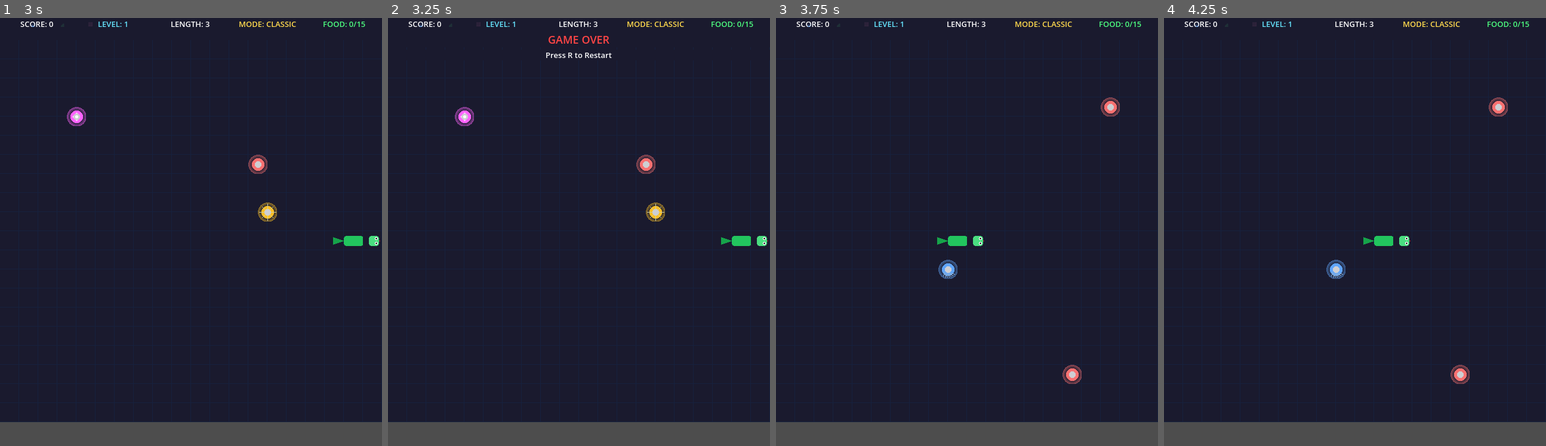
Above: before the commit, frames 1-4 (left to right).
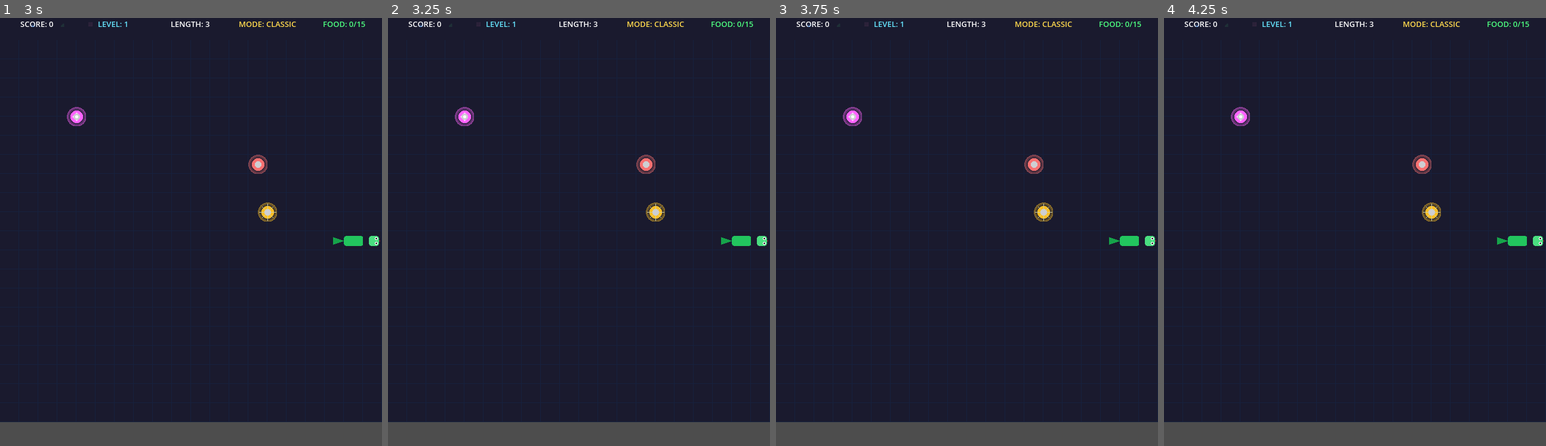
Above: after the commit, the same moments.

Repository: skyfire1123/snake-games
Game: Godot game, scene res://scenes/game_manager.tscn
Same seed, same stepped clock (60 frames per second), same inputs: the game is played once before the commit and once after it.
Inputs (mouse positions are in pixels of both pictures, inside the frame that each line leads up to):
- Up to frame 1 (3 s): click "CLASSIC" at 0.5 s; tap Enter at 1.25, 2.75 s; move the mouse to (275, 210) at 1.27 s; hold Right 1.28-2 s; tap R at 1.35, 2.85 s; click (275, 210) at 1.42 s; tap Space at 2 s; drag from (114, 253) to (259, 163) at 2.02 s; move the mouse to (229, 137) at 2.77 s; hold Right from 2.78 s (still down)
- Up to frame 2 (3.25 s): keep holding Right
- Up to frame 3 (3.75 s): release Right at 3.5 s; tap R at 3.5 s; drag from (947, 317) to (1051, 223) at 3.52 s
- Up to frame 4 (4.25 s): no input

Frame 1 is identical in both runs. In frame 2, 0.3% of the frame differs, in the area x 41-59%, y 4-10%; in frame 3, 1.5%, in the area x 17-100%, y 18-86%; in frame 4, 1.5%.
Error after the commit: Parse Error: Too many arguments for "log()" call. Expected at most 1 but received 2. (res://scripts/debug_log.gd:18)

Commit message:
Add DEBUG_LOG system - disable by setting DEBUG_MODE=false

Diff:
--- a/project.godot
+++ b/project.godot
@@ -24,6 +24,7 @@
 
 [autoload]
 
+DebugLog="*res://scripts/debug_log.gd"
 ThemeManager="*res://scripts/theme_manager.gd"
 
 [rendering]
--- a/scripts/food_manager.gd
+++ b/scripts/food_manager.gd
@@ -47,6 +47,7 @@
 	_food_pool.clear()
 
 func _spawn_one_food() -> Node2D:
+	DebugLog.log("SPAWN_FOOD: pool_size=%d" % _pool_size, "FOOD")
 	var food: Node2D = _food_scene.instantiate()
 	add_child(food)
 
@@ -91,6 +92,7 @@
 	return 0  # NORMAL
 
 func _on_food_eaten(food: Node2D) -> void:
+	DebugLog.log("_on_food_eaten called", "FOOD")
 	var idx := _food_pool.find(food)
 	if idx == -1:
 		return
--- a/scripts/main.gd
+++ b/scripts/main.gd
@@ -289,6 +289,7 @@
 	_powerup_manager.set_occupied_cells(_occupied_cells)
 
 func _on_food_eaten_by_type(food_type: int, grid_pos: Vector2i) -> void:
+	DebugLog.log("FOOD_EATEN: type=%d pos=%s" % [food_type, str(grid_pos)], "FOOD")
 	var ftype: int = food_type
 
 	# Score (Phase 4: double points multiplier)
@@ -415,6 +416,7 @@
 
 	# Phase 4: magnet attraction — pull nearby food toward snake
 	_apply_magnet_attraction()
+	DebugLog.log("MOVE: head=%s foods_on_screen=%d" % [str(new_head_pos), _food_manager.get_foods().size()], "MOVE")
 
 	# BUG FIX: Snake has no Area2D collision body, so use grid-position based collision
 	_trigger_food_at(new_head_pos)
@@ -432,6 +434,7 @@
 			_trigger_game_over()
 
 func _trigger_food_at(pos: Vector2i) -> void:
+	DebugLog.log("_trigger_food_at called: pos=%s" % str(pos), "FOOD")
 	# Find food at position and trigger eat
 	var foods: Array = _food_manager.get_foods()
 	for f in foods:
@@ -446,6 +449,7 @@
 	_powerup_manager.collect_powerup_at_grid(pos)
 
 func _trigger_game_over() -> void:
+	DebugLog.log("GAME_OVER triggered", "GAME")
 	# Phase 4: shield blocks death once
 	if has_shield:
 		has_shield = false
